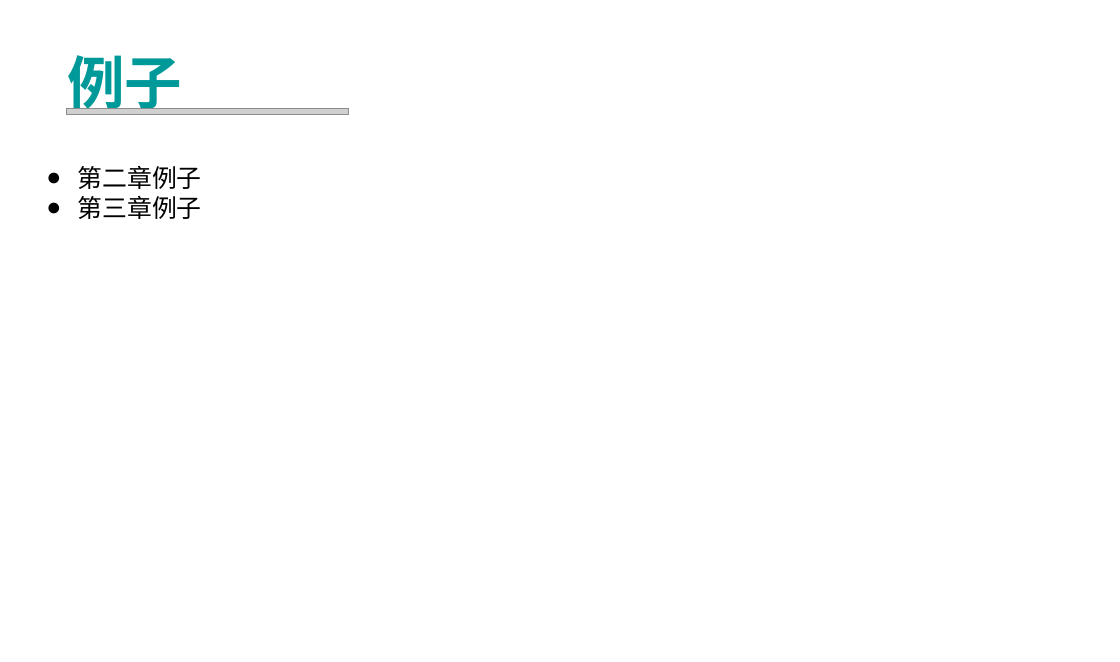
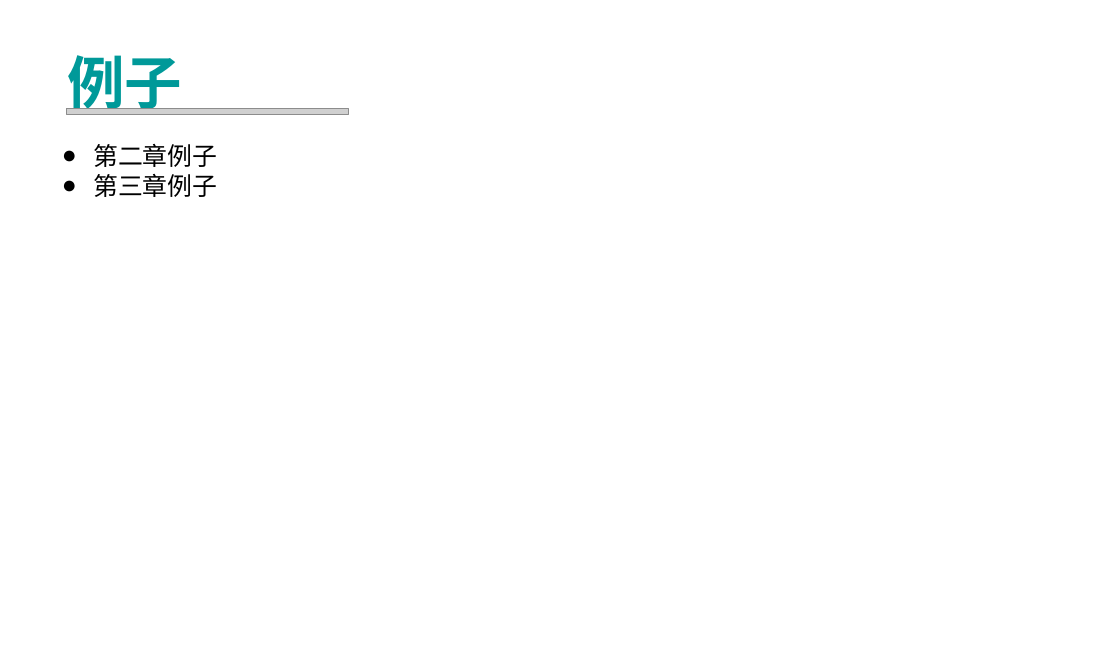
Before and after one commit to RockeyHoo/erlang, a slide deck: slide 49 of common/src/Erlang.ppt (slide 46 before the commit). Drawn at 1120x662 pixels with LibreOffice and Linux fonts; fonts in the diff are those of the drawing; grey boxes stand for pictures; background and template pictures are left out. Boxes give left, top, right and bottom in pixels: in the first picture for what was removed or moved away, otherwise in the second. Text is boxed around its words. In the diff, an @@ line names an element or a change of style, - is before the commit and + after.

```diff
--- a/common/src/Erlang.ppt
+++ b/common/src/Erlang.ppt
@@ text "第二章例子": place and size @@
-text "第二章例子" at (78,166,202,219)
+text "第二章例子" at (93,144,217,197)
```
Also in this commit, not shown: 4 slides added, 1 slide removed.
